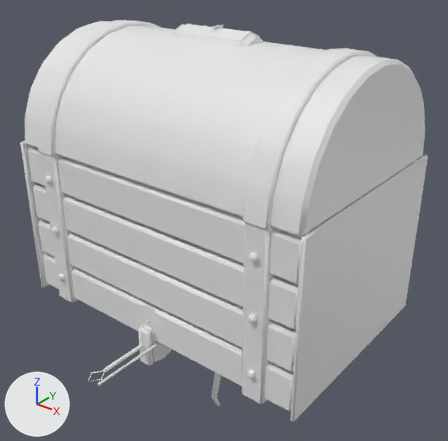
One commit to the glTF model public/models/weapons.glb: the scene before it, then after it.
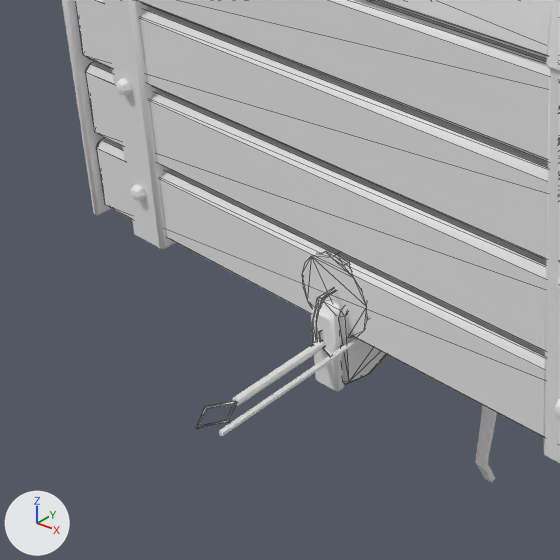
Each version is shown whole from a camera (50 mm lens) standing at (1.111, -1.362, 1.122) and looking at (-0.067, 0.111, 0.209), then close up on the part from 0% to 56% of the width and 43% to 100% of the height. Lighting does not change. The marker at lower left points along +X, +Y and +Z. The first two pictures are the older version. The close-ups show mesh edges as thin lines. Where no turn or scale is listed for an object, it has been applied to the vertices.

Objects in the first close-up: 'l_chest:chestwood', 'l_chest:gold', 'p_fireworks:wood', 'p_harpoon:steel', 'w_bow:wood', 'w_crossbow:rubber', 'w_crossbow:wood', 'w_fireworks:cardboard' and 5 more.
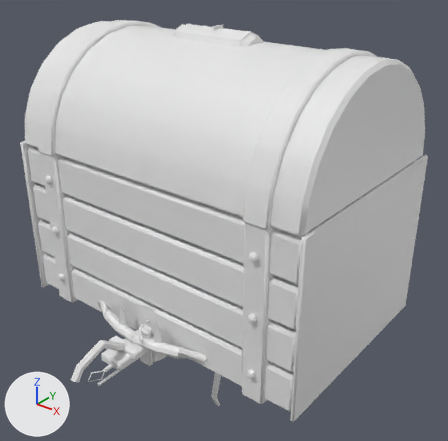
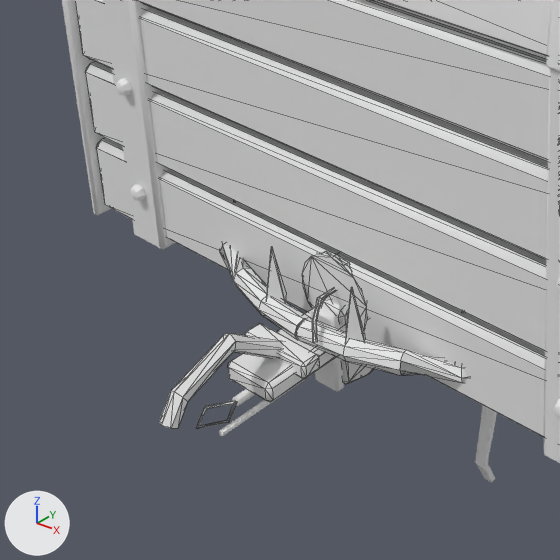
Changed parts and their boxes [x1, y1, x2, y2] in the close-ups (560 x 560 px):
'h_trap:steel', added: after [220, 245, 467, 383]
'h_trap:rust', added: after [159, 310, 346, 429]

What changed in the scene script:
```text
Add me_h_trap_steel:
    me_h_trap_steel.from_pydata(...)  # 432 vertices, 796 faces; spans x -0.396..0.396, y -0.396..0.396, z -0.051..0.051
    me_h_trap_steel.materials.append(mat_steel)  # white #e7e7e7
Add me_h_trap_rust:
    me_h_trap_rust.from_pydata(...)  # 276 vertices, 500 faces; spans x -0.05..0.05, y -0.76..0.76, z -0.05..0.05
    me_h_trap_rust.materials.append(mat_rust)  # white #e7e7e7
Add ob_h_trap_steel:
    ob_h_trap_steel = bpy.data.objects.new('h_trap:steel', me_h_trap_steel)
    ob_h_trap_steel.location = (0.0, 0.0, 0.075)
Add ob_h_trap_rust:
    ob_h_trap_rust = bpy.data.objects.new('h_trap:rust', me_h_trap_rust)
    ob_h_trap_rust.location = (0.0, 0.151, 0.05)
```
